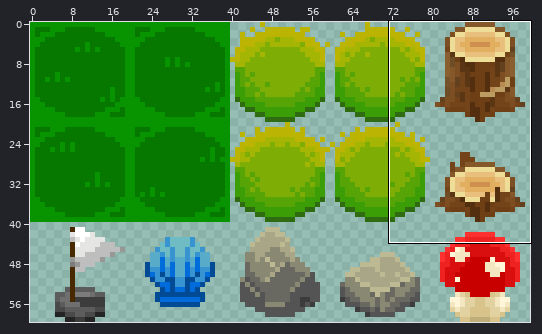
Edited in one commit: sprite sheet (assets/images/background_atlas.png). Above: a wide view before the commit, with the close-up outlined.
Close-up. Before:
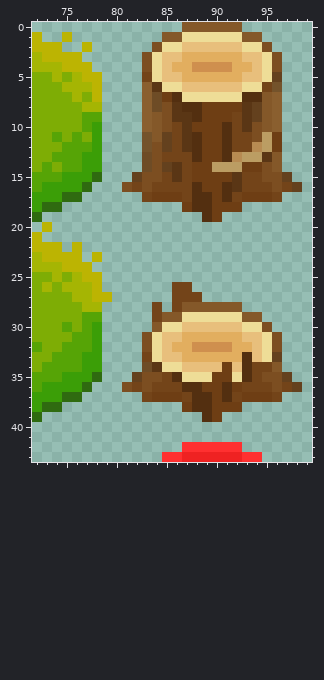
The file is 100x60 pixels. Colours within 5 levels of each other are drawn and written as one. Shown: x 72..99, y 0..43.
After:
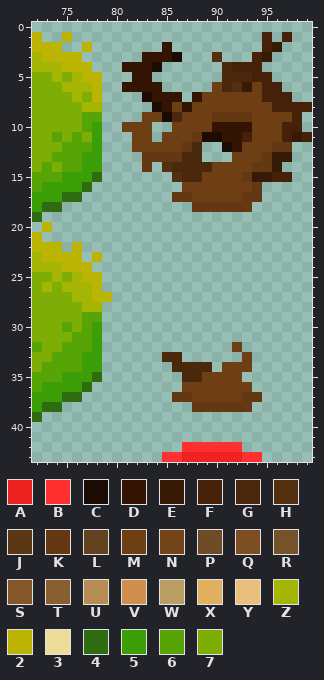
Palette (. is transparent): A #ef2222  B #ff3030  C #1c0b02  D #331403  E #361a06  F #442108  G #4a280c  H #532f10  J #5a3615  K #633812  L #64411e  M #6e3e14  N #734419  P #6e4c26  Q #7c4e21  R #74532b  S #845829  T #8a5f2f  U #b78b52  V #cf8f4e  W #bb9d63  X #e2ae5f  Y #e8bf7c  Z #a5b503  2 #bcb402  3 #eedd97  4 #2f6b10  5 #3b9e07  6 #56a406  7 #7ead05
The edit:
y 0: x 87..92 SSSSSS -> ......
y 1: x 85..95 SS333333SS. -> ..........F; x 97 . -> F
y 2: x 84..96 Q33YYYYYY33Q. -> .D.........FE
y 3: x 83..96 Q3YYXXXXXXYY3Q -> DDDC...H...FE.
y 4: x 81..96 ..Q3YXXVVVVXXY3Q -> DDDC......GFFF..
y 5: x 82..96 .N3YYXXXXXXYY3L -> DD.......GGGFF.
y 6: x 81..96 ..TJ33YYYYYY33NR -> DDDD.....MGHEMFF
y 7: x 83..97 TPMH333333HHST. -> CDDD.DMMMMMMFFF
y 8: x 83..88 TPQJHH -> .CDMDM; x 93..99 JLST... -> MMMFFFF
y 9: x 83..88 TSQJJH -> MMCGMM; x 90..98 MMNJLST.. -> KKKKMMMMF
y 10: x 81..87 ..TSQNJ -> MMM..MM; x 90..98 MHNJQST.. -> DDDDMMMFF
y 11: x 82..95 .RSLNJHMMHNNQW -> MM.MMMKCCDDFMM; x 97..99 ... -> FEF
y 12: x 82..97 .RQLNJHMMHNNUWM. -> MMMMMKG..CDMMMKK
y 13: x 83..97 PQNNNHMMHUWWJS. -> KKKKGG...MMMKEE
y 14: x 83..92 PQLJNMMWWW -> K.HGGGGMMM; x 94..96 MQS -> KKE
y 15: x 82..88 LQQNJNM -> ....HGG; x 92..97 JNNQQL -> MKEEFF
y 16: x 81..88 QNQNNNNH -> ......MM; x 91..98 HJNNNQNL -> MMMK....
y 17: x 83..89 NMMMNHH -> ...KKMM; x 91..96 HNMMMN -> MMKK..
y 18: x 87..93 MHHMMM. -> .KKKKKK
y 19: x 89..90 HM -> ..
y 26: x 86..87 NN -> ..
y 27: x 86..88 NNN -> ...
y 28: x 84 N -> .; x 86..92 NSSSSSS -> .......
y 29: x 84..94 NSS333333SS -> ...........
y 30: x 84..95 S33YYYYYY33Q -> ............
y 31: x 83..96 Q3YYXXXXXXYY3Q -> ..............
y 32: x 83..96 Q3YXXVVVVXXY3Q -> .........M....
y 33: x 83..96 N3YYXXXXXXHY3L -> ..GG......M...
y 34: x 83..90 PJ33YYYY -> ...GGGG.; x 92..96 YHNNS -> MM...
y 35: x 82..89 LQQNH333 -> .....GGM; x 92..97 3HNQQL -> M.....
y 36: x 81..88 QNQNNNHH -> ......MM; x 91 H -> M; x 93..98 NNNQNL -> M.....
y 37: x 83..89 NMMMNHH -> ...KKMM; x 91..96 HNMMMN -> MMKK..
y 38: x 87..93 MHHMMM. -> .KKKKKK
y 39: x 89..90 HM -> ..
Where, in picture pixels (left, top, right, bottom), the same in both close-ups:
changed: (122, 22, 312, 222)
changed: (122, 282, 302, 422)
